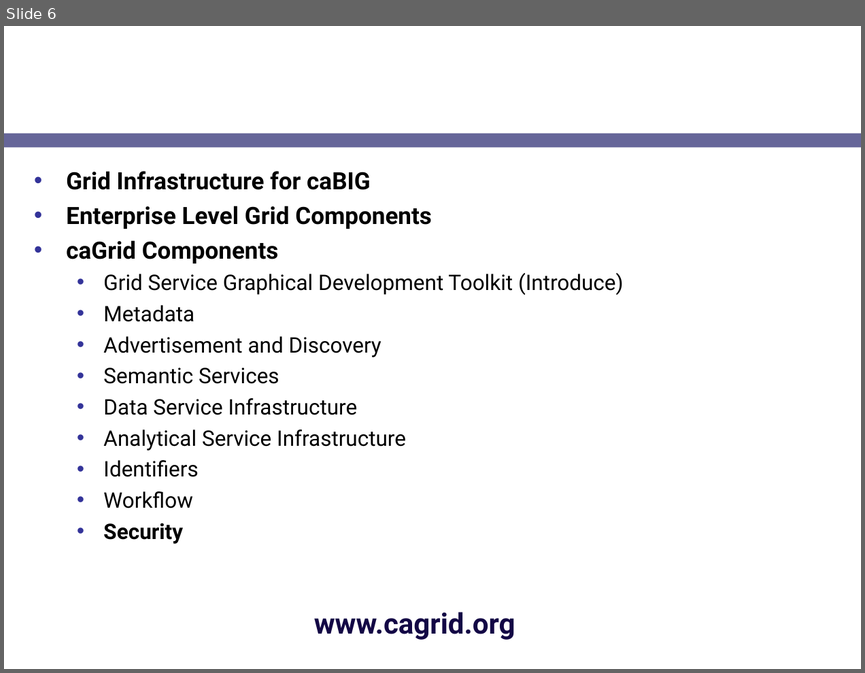
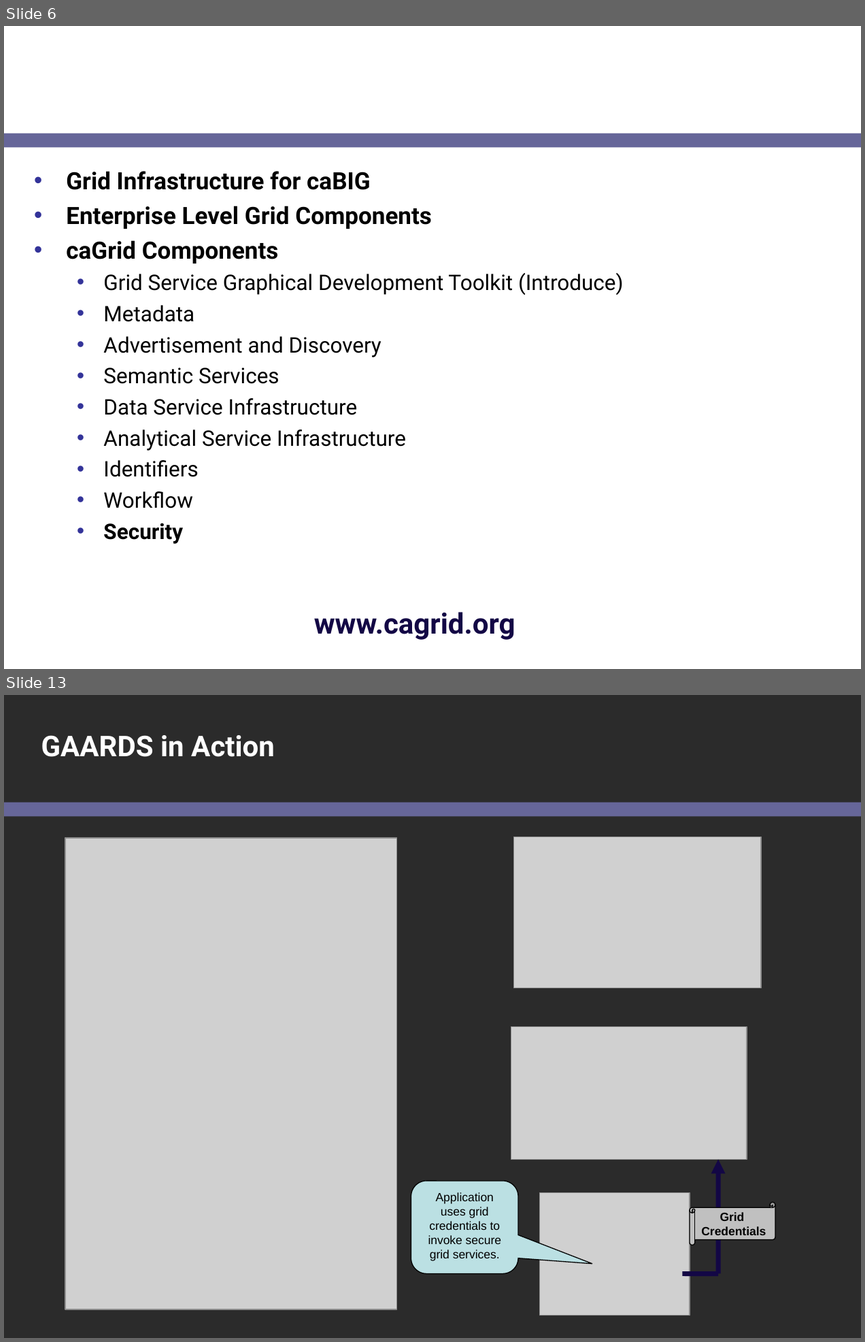
Before and after one commit to NCIP/cagrid-docs, a slide deck: presentations/security/gaards-ogf-19.ppt. Shown one above the other, each under a label of ours: slide 6 before the commit, slides 6 and 13 after it; the slides between them are not shown. The pictures are 865x673 and 865x1342 pixels, drawn with LibreOffice and Linux fonts; fonts in the diff are those of the drawing; grey boxes stand for pictures; background and template pictures are left out; a plain dark background stands for a picture behind light text. Boxes give left, top, right and bottom in pixels: in the first picture for what was removed or moved away, otherwise in the second. Text is boxed around its words. In the diff, an @@ line names an element or a change of style, - is before the commit and + after.

```diff
--- a/presentations/security/gaards-ogf-19.ppt
+++ b/presentations/security/gaards-ogf-19.ppt
@@ slide 13 added at bbox=[4, 695, 861, 1338], background picture (left out); not listed: 1 template element that a slide beside it also shows @@
@@ title added at bbox=[41, 735, 275, 757], 24 pt, text #FFFFFF, bold @@
+GAARDS in Action
@@ picture added at bbox=[514, 837, 762, 988] @@
@@ picture added at bbox=[66, 838, 397, 1309] @@
@@ picture added at bbox=[511, 1027, 747, 1159] @@
@@ arrow added from (718, 1273) to (718, 1159), #130745 4 pt @@
@@ rounded speech box added at bbox=[411, 1181, 518, 1273], fill #BBE0E3, outline #000000 0.74 pt, 10 pt, text #000000 @@
+Application uses grid credentials to invoke secure grid services.
@@ picture added at bbox=[540, 1193, 689, 1315] @@
@@ horizontal scroll added at bbox=[689, 1202, 775, 1245], fill #C0C0C0, outline #000000 0.74 pt, 10 pt, text #000000, bold @@
+Grid
+Credentials
@@ line added from (683, 1273) to (718, 1273), #130745 4 pt @@
```
Also in this commit, not shown: 9 other slides added.
